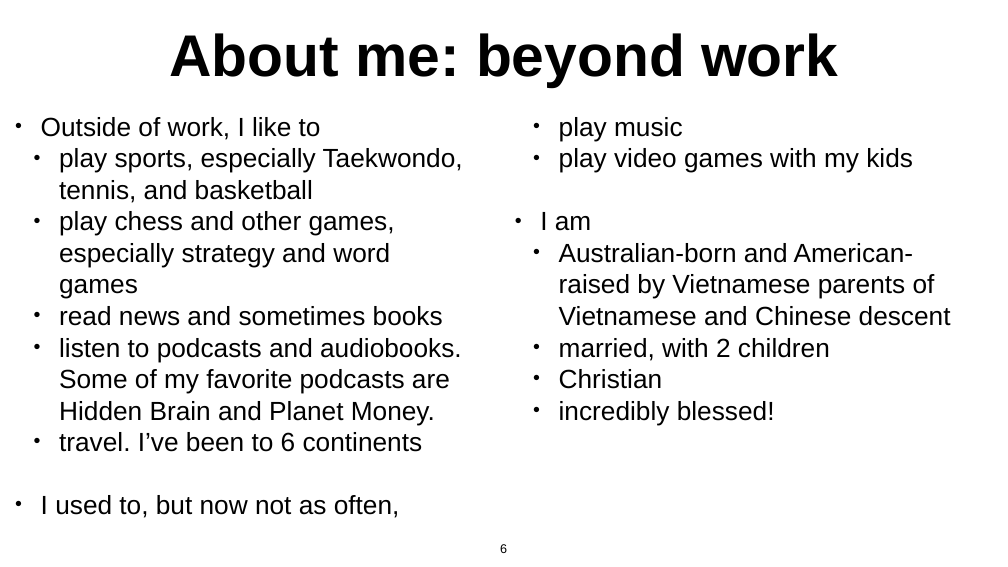
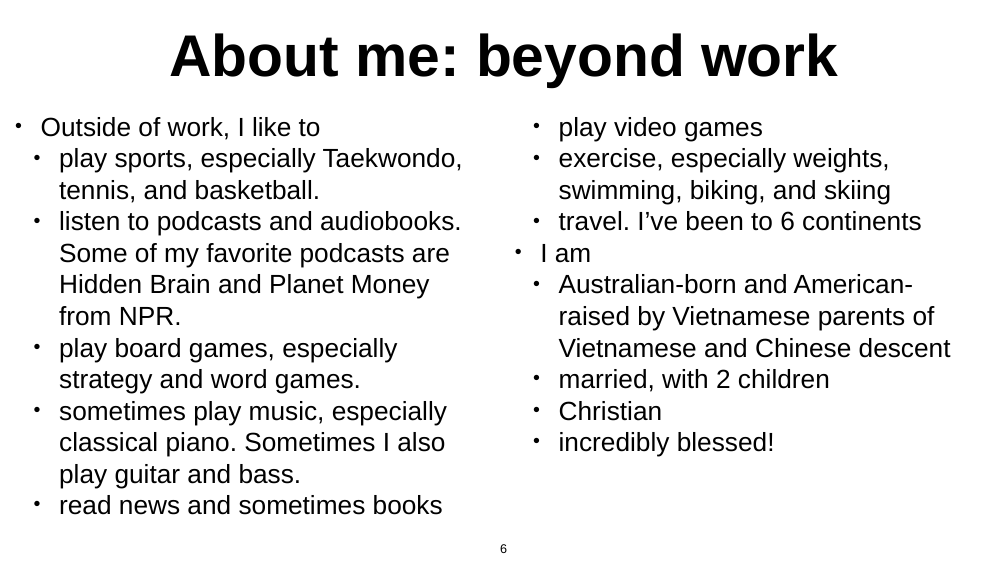
Before and after one commit to daveminh/Chem456-2024F, a slide deck: slide 6 of slides/08-26-Introduction.pptx. Drawn at 1008x567 pixels with LibreOffice and Linux fonts; fonts in the diff are those of the drawing. Boxes give left, top, right and bottom in pixels: in the first picture for what was removed or moved away, otherwise in the second. Text is boxed around its words. In the diff, an @@ line names an element or a change of style, - is before the commit and + after.

```diff
--- a/slides/08-26-Introduction.pptx
+++ b/slides/08-26-Introduction.pptx
@@ text at (41, 117, 913, 518): paragraphs removed @@
-• I used to, but now not as often,
-  • play music
-  • play video games with my kids
@@ text at (559, 117, 891, 205): text changed @@
-  • listen to podcasts and audiobooks. Some of my favorite podcasts are Hidden Brain and Planet Money.
+  • play video games
+  • exercise, especially weights, swimming, biking, and skiing
@@ text at (59, 148, 463, 488): text changed @@
-  • play sports, especially Taekwondo, tennis, and basketball
-  • play chess and other games, especially strategy and word games
+  • play sports, especially Taekwondo, tennis, and basketball.
+  • listen to podcasts and audiobooks. Some of my favorite podcasts are Hidden Brain and Planet Money from NPR.
+  • play board games, especially strategy and word games.
+  • sometimes play music, especially classical piano. Sometimes I also play guitar and bass.
```
Also in this commit, not shown: 1 other slide changed, 2 other files.
